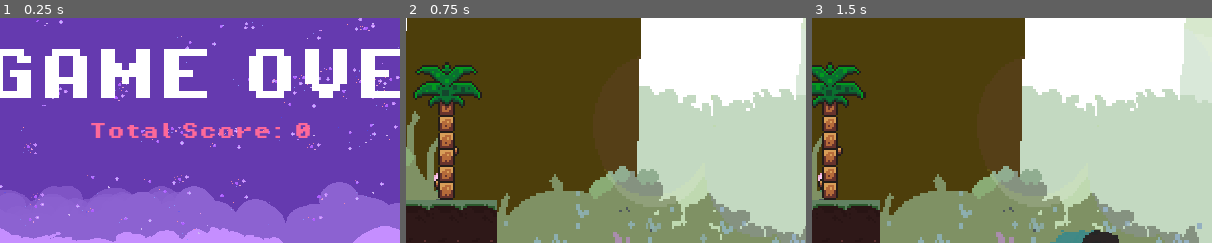
Above: before the commit, frames 1-3 (left to right).
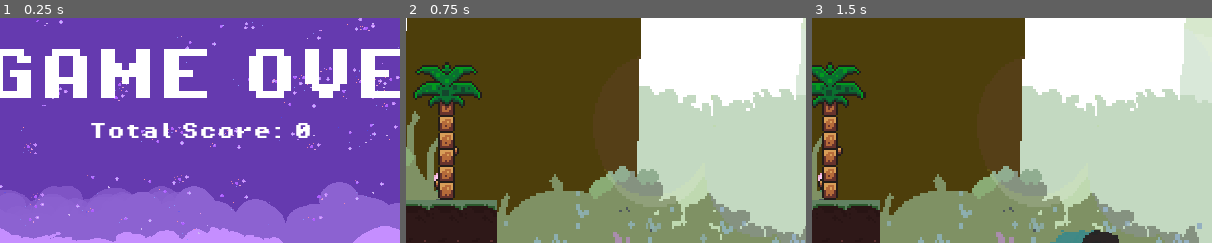
Above: after the commit, the same moments.

Repository: ajpolintan/GMTK_GameJam
Game: Godot game, scene res://Scenes/game_over.tscn
Two runs of this game, one before a commit and one after it. Both use one fixed random seed, a clock stepped at 60 frames per second and the inputs below. This scene is started directly instead of the project's main scene.
Inputs (mouse positions are % of the whole screen's width and height, from its top left):
- Up to frame 1 (0.25 s): no input
- Up to frame 2 (0.75 s): click "Try Again?" at 0.5 s
- Up to frame 3 (1.5 s): move the mouse to (72, 45) at 1.27 s; hold Right (move_right) from 1.28 s (still down); hold Space (jump) from 1.28 s (still down); tap Shift (dash) at 1.35 s
The pictures show only the part of the screen within x 22-72%, y 15-65%; the shares and areas given below are measured in that part.

The runs differ from the first frame. In frame 1, 1.5% of the frame differs, in the area x 22-78%, y 46-54%; in frame 2, nothing differs; in frame 3, nothing differs.

Commit message:
Added Jump_Boost card

Diff:
--- /dev/null
+++ b/Scenes/Cards/JumpBoost.tscn
@@ -0,0 +1,16 @@
+[gd_scene load_steps=3 format=3 uid="uid://bb76sj5s132gw"]
+
+[ext_resource type="PackedScene" uid="uid://bvy013bakyuao" path="res://Scenes/card.tscn" id="1_1aspg"]
+[ext_resource type="Texture2D" uid="uid://cnltglbc7f1oe" path="res://Assets/sprites/Powerups/jump_boost.png" id="2_5t7ic"]
+
+[node name="JumpBoost" type="Node2D"]
+
+[node name="Card" parent="." instance=ExtResource("1_1aspg")]
+position = Vector2(1, 10)
+card_name = "JumpBoost"
+card_description = "Increase Jump Height"
+
+[node name="Sprite2D" type="Sprite2D" parent="."]
+position = Vector2(167, 136)
+scale = Vector2(2.00135, 1.94444)
+texture = ExtResource("2_5t7ic")
--- a/Scenes/game_over.tscn
+++ b/Scenes/game_over.tscn
@@ -26,7 +26,7 @@
 offset_bottom = -22.0
 grow_horizontal = 2
 grow_vertical = 2
-theme_override_colors/font_color = Color(0.991815, 0.413462, 0.604176, 1)
+theme_override_colors/font_color = Color(1, 1, 1, 1)
 theme_override_fonts/font = ExtResource("1_kirp8")
 theme_override_font_sizes/font_size = 26
 text = "Your Score: "
--- a/Scripts/deck.gd
+++ b/Scripts/deck.gd
@@ -4,6 +4,7 @@
 @onready var speed_card_scene: PackedScene = preload("res://Scenes/Cards/SpeedCard.tscn")
 @onready var time_increase_card_scene: PackedScene = preload("res://Scenes/Cards/TimeIncreaseCard.tscn")
 @onready var dash_card_scene: PackedScene = preload("res://Scenes/Cards/DashCard.tscn")
+@onready var jump_boost_card_scene: PackedScene = preload("res://Scenes/Cards/JumpBoost.tscn")
 
 
 @onready var spawn_point = $CanvasLayer/Spawn
@@ -22,7 +23,7 @@
 
 # Called when the node enters the scene tree for the first time.
 func _ready() -> void:
-	card_scenes = [jump_card_scene, speed_card_scene, time_increase_card_scene, dash_card_scene]
+	card_scenes = [jump_card_scene, speed_card_scene, time_increase_card_scene, dash_card_scene, jump_boost_card_scene]
 	var card_num = rng.randi_range(0,card_scenes.size())
 	dash_icon.visible = false
 	print(card_num)
Binary file added: Assets/sprites/Powerups/jump_boost.png
Not shown, added: Assets/sprites/Powerups/jump_boost.png.import
